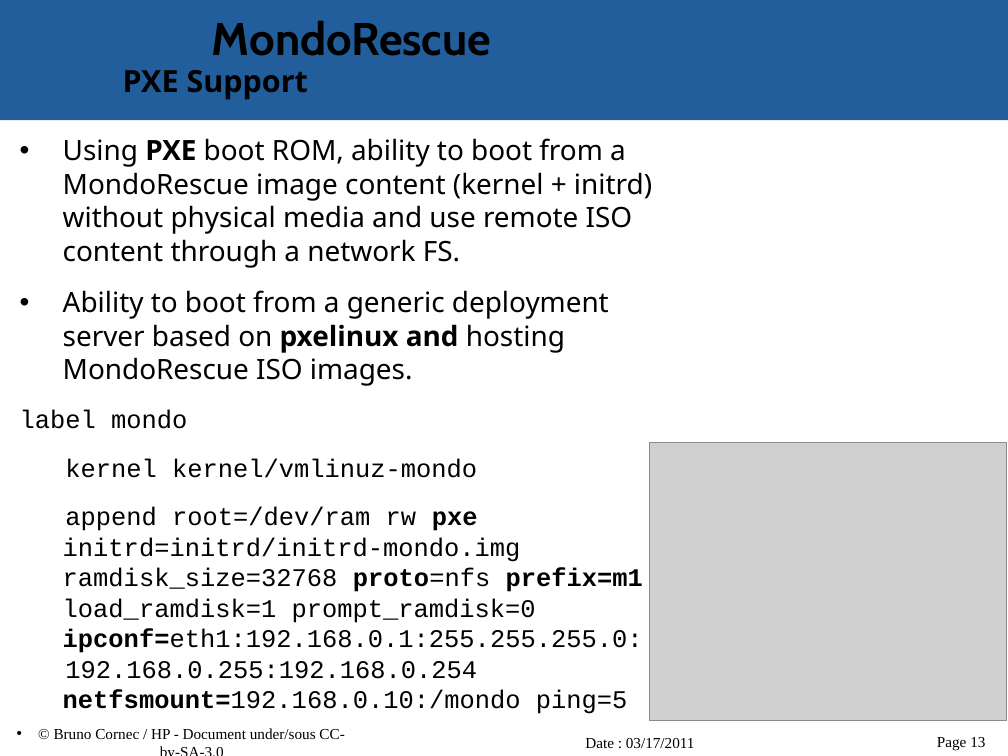
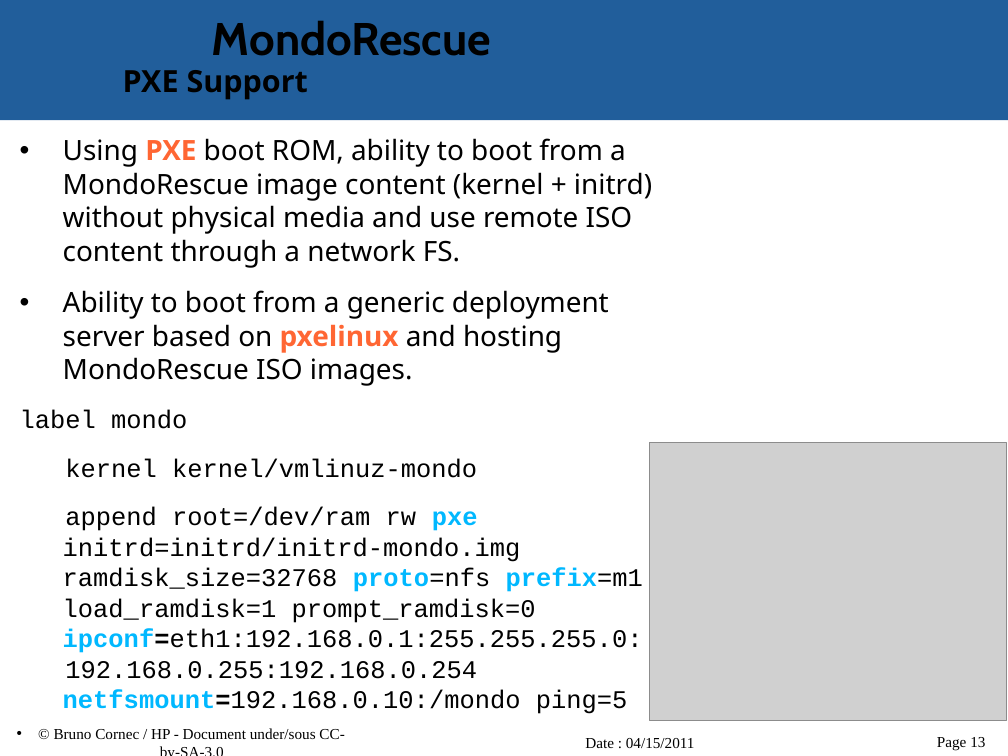
Before and after one commit to vir/mondo-rescue, a slide deck: slide 13 of mondo-doc/mondo-presentation.odp. Drawn at 1008x756 pixels with LibreOffice and Linux fonts; fonts in the diff are those of the drawing; grey boxes stand for pictures; background and template pictures are left out. Boxes give left, top, right and bottom in pixels: in the first picture for what was removed or moved away, otherwise in the second. Text is boxed around its words. In the diff, an @@ line names an element or a change of style, - is before the commit and + after.

Commit message:
- Update Mondo Presentation with TOS improvements

```diff
--- a/mondo-doc/mondo-presentation.odp
+++ b/mondo-doc/mondo-presentation.odp
@@ text at [63, 138, 652, 714]: text colour #000000 to #FF6633 in "PXE", "pxelinux"; bold off in "and", "prefix=m1"; text colour #000000 to #00B8FF in "pxe proto=nfs prefix=m1 ipconf=eth1:192.168.0.1:255.255.255. ...", "netfsmount=192.168.0.10:/mondo" @@
@@ text at [585, 738, 695, 748]: text changed @@
-Date : 03/17/2011
+Date : 04/15/2011
```
Also in this commit, not shown: 25 other slides changed.
